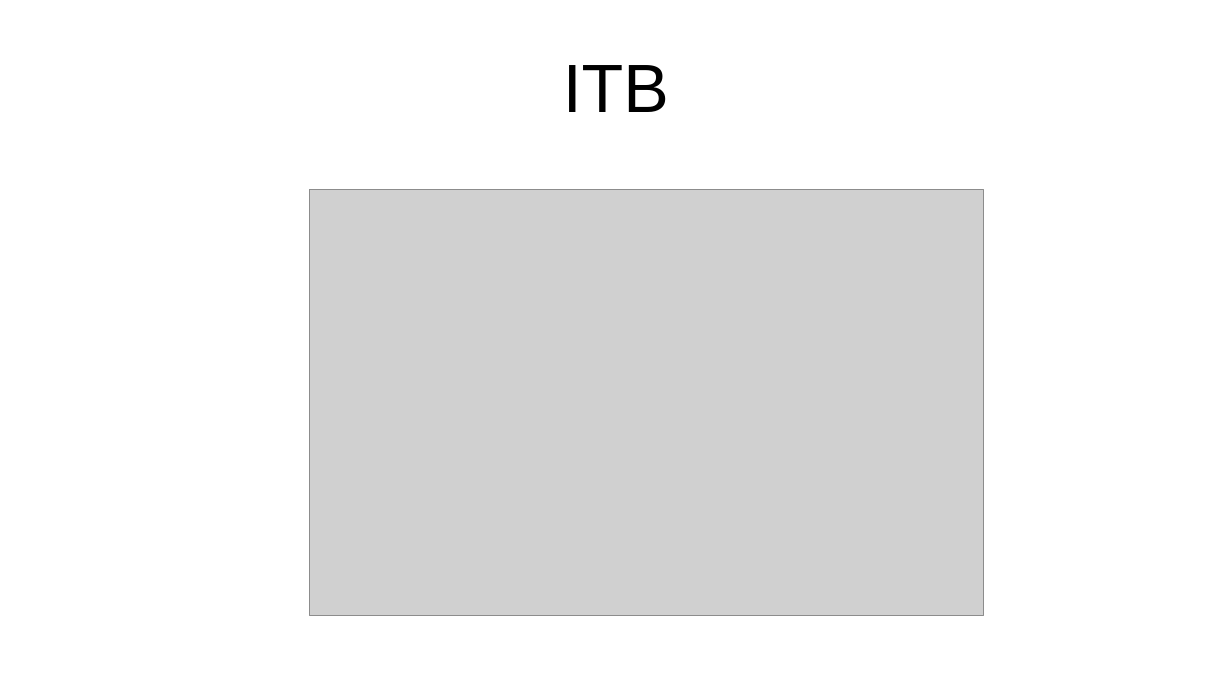
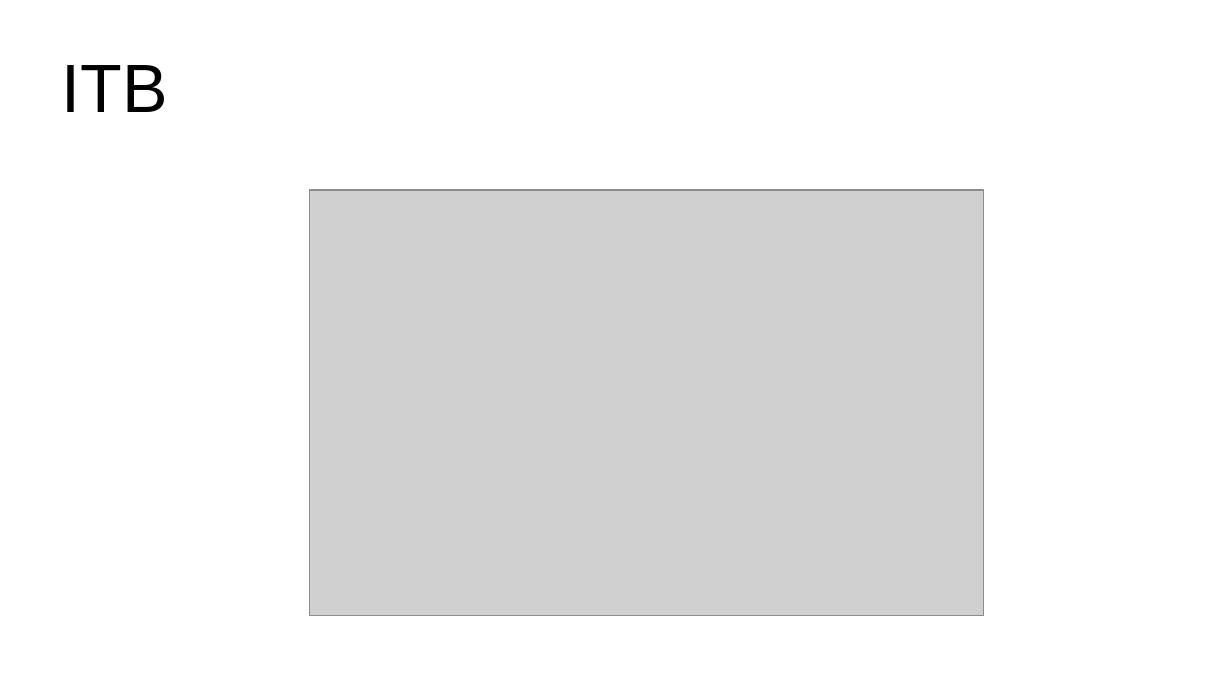
Before and after one commit to dasaptaerwin/pemeringkatanpt2020, a slide deck: slide 3 of PPT-VOS.pptx (slide 2 before the commit). Drawn at 1232x693 pixels with LibreOffice and Linux fonts; fonts in the diff are those of the drawing; grey boxes stand for pictures. Boxes give left, top, right and bottom in pixels: in the first picture for what was removed or moved away, otherwise in the second. Text is boxed around its words. In the diff, an @@ line names an element or a change of style, - is before the commit and + after.

```diff
--- a/PPT-VOS.pptx
+++ b/PPT-VOS.pptx
@@ text "ITB" at box(62, 65, 168, 112): alignment centre to left @@
```
Also in this commit, not shown: 7 other slides changed, 9 slides added, 8 other files.
